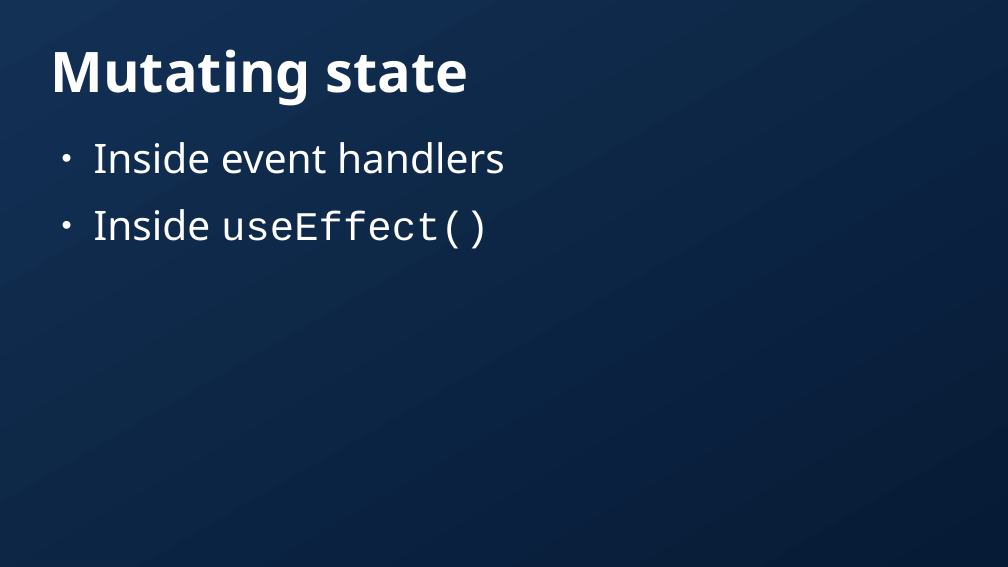
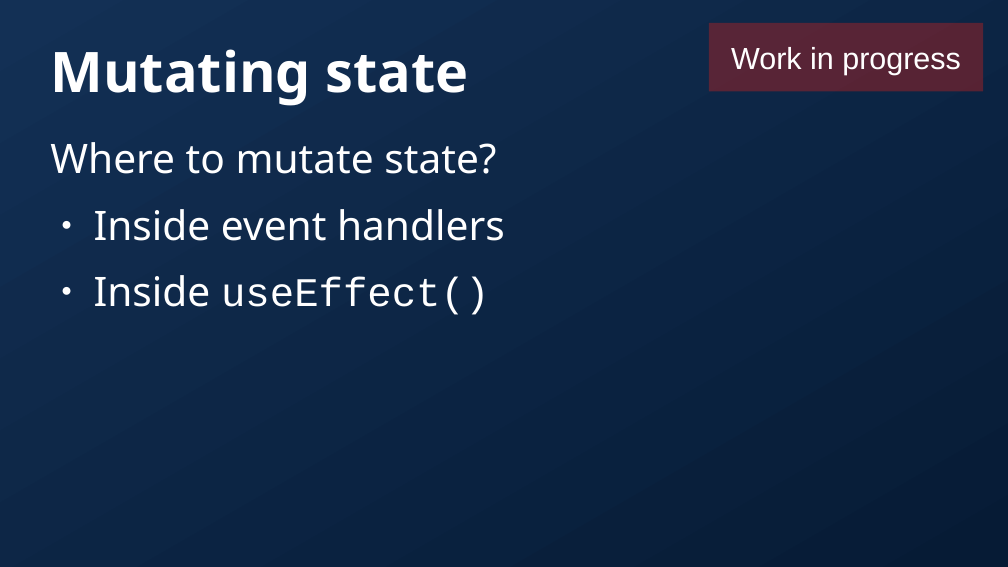
Before and after one commit to dytrws/dytrws, a slide deck: slide 43 of public/slides.odp (slide 42 before the commit). Drawn at 1008x567 pixels with LibreOffice and Linux fonts; fonts in the diff are those of the drawing; background and template pictures are left out. Boxes give left, top, right and bottom in pixels: in the first picture for what was removed or moved away, otherwise in the second. Text is boxed around its words. In the diff, an @@ line names an element or a change of style, - is before the commit and + after.

Commit message:
fixed typo in data, improved slides

```diff
--- a/public/slides.odp
+++ b/public/slides.odp
@@ rectangle added at [709,23,983,91], fill #C9211E at 40% opacity, 24 pt, text #FFFFFF @@
+Work in progress
@@ text at [50,142,496,174]: paragraph added @@
+Where to mutate state?
```
Also in this commit, not shown: 28 other slides changed, 6 slides added, 4 slides removed, 2 other files.
